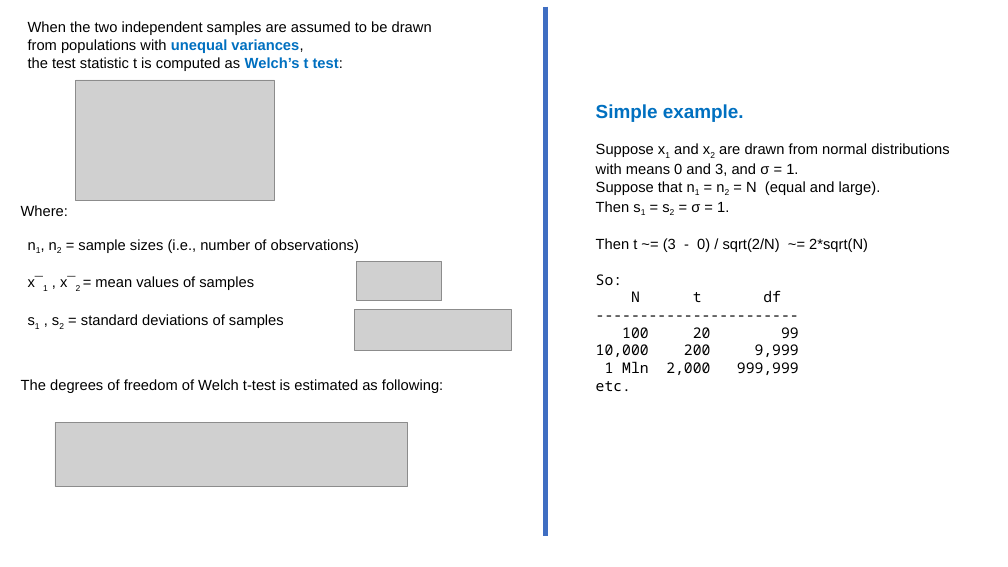
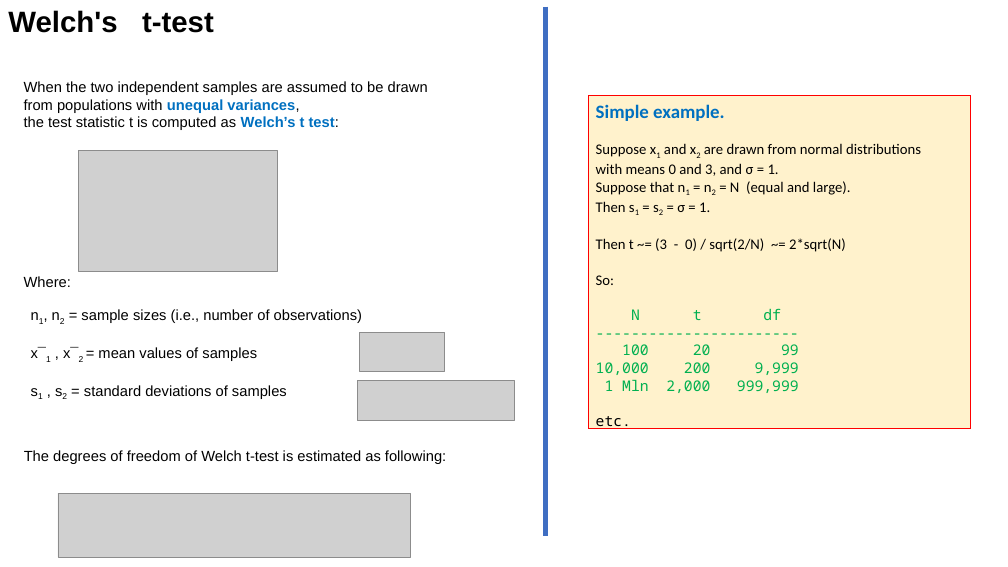
Before and after one commit to lselector/statistics, a slide deck: slide 7 of statistics_07b_t_distribution.pptx (slide 5 before the commit). Drawn at 1008x567 pixels with LibreOffice and Linux fonts; fonts in the diff are those of the drawing; grey boxes stand for pictures. Boxes give left, top, right and bottom in pixels: in the first picture for what was removed or moved away, otherwise in the second. Text is boxed around its words. In the diff, an @@ line names an element or a change of style, - is before the commit and + after.

```diff
--- a/statistics_07b_t_distribution.pptx
+++ b/statistics_07b_t_distribution.pptx
@@ text added at bbox=[8, 10, 214, 33], 28 pt, text #000000, bold @@
+Welch's t-test
@@ text "When the two independent samples ...": place and size @@
-text "When the two independent samples ..." at bbox=[28, 21, 432, 71]
+text "When the two independent samples ..." at bbox=[24, 81, 428, 130]
@@ rectangle "Simple example.": place and size @@
-rectangle "Simple example." at bbox=[596, 104, 949, 391]
+rectangle "Simple example." at bbox=[588, 95, 971, 429]
@@ rectangle "Simple example." at bbox=[588, 95, 971, 429]: fill none to #FFF2CC; outline none to #FF0000 0.75 pt @@
@@ text in rectangle at bbox=[596, 104, 921, 393]: font Arial to Calibri in "Simple example.", "Suppose x1 and x2 are drawn from ...", "with means 0 and 3, and σ ...", "Suppose that n1 = n2 = N ..." and 2 more places; font Noto Sans Mono to Calibri in "So:"; text colour #000000 to #00B050 in "N t df", "-----------------------", "100 20 99", "10,000 200 9,999" and 1 more places @@
@@ 4 pictures, 3 texts: place and size @@
-4 pictures, 3 texts at bbox=[21, 80, 512, 487]
+4 pictures, 3 texts at bbox=[24, 150, 515, 557]
```
Also in this commit, not shown: 7 other slides changed, 1 slide added, 6 other files.
